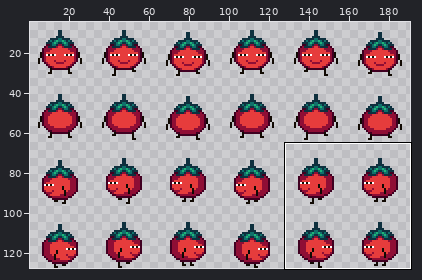
One commit to this sprite sheet: assets/player/tomatodoki_walk.png. The picture above shows the old version from afar; the outline marks the close-up.
Close-up. As it was:
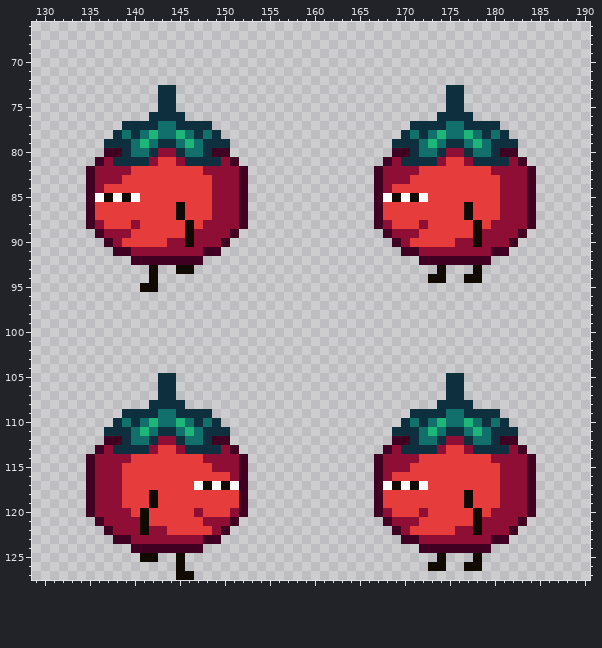
The file is 192x128 pixels. Shown: x 129..190, y 66..127. The wide view leaves out empty margins. The commit also changed other parts of the picture, which this record leaves out.
And afterwards:
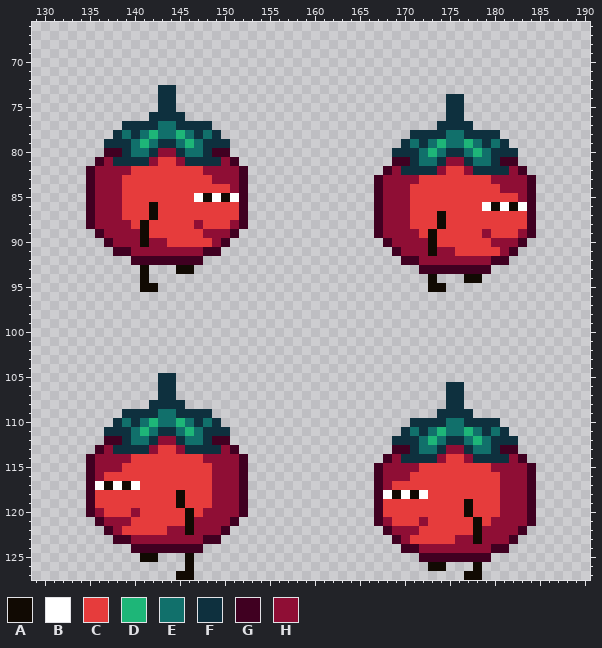
Palette (. is transparent): A #110a03  B #ffffff  C #e63c3c  D #1eb678  E #11706b  F #0e303e  G #400021  H #8f0e35
Difference:
Changed rows in their new state; - is an unchanged pixel.
first column x 136:
 73 ---------------------------------------..--------
 76 --------------------------------------.--.-------
 77 -----------------------------------...-FF-...----
 78 ----------------------------------.F-FF--FF-F.---
 79 ---------------------------------.-EFEDEEDEFE-.--
 80 ---------------------------------FF--DEFFED--FF--
 81 --------------------------------.GG-EEFHHFEE-GG.-
 82 -------------------------------.G-FFFFH--HFFFF-G.
 83 -----------------------------------H--------H----
 84 -HH----------CC------------------HH--------------
 85 HHHCC------BABAB----------------HHHCC--------CC--
 86 HHH---A--C---CCC----------------HHH------C-BABAB-
 87 HHH---A--C---CCC----------------HHH---A--C---CCC-
 88 -HHHCA----CHCCC------------------HH-C-A---C-CCCC-
 89 ----HA----CC-------------------GH----A----C-CCCHG
 90 ---HHAHHCCCCC-------------------GH-HHA--CCCC--HG-
 91 ---------------------------------GHH-A--CCCCCHG--
 92 ----------------------------------GGHHHHHHHHGG---
 93 -----A.-----------------------------GGGGGGGG-----
 94 -----A.-------------------------------.----------
 95 -------------------------------------AA----------
first column x 136:
105 ---------------------------------------..--------
108 --------------------------------------.--.-------
109 -----------------------------------...-FF-...----
110 ----------------------------------.F-FF--FF-F.---
111 ---------------------------------.-EFEDEEDEFE-.--
112 ---------------------------------FF--DEFFED--FF--
113 --------------------------------.GG-EEFHHFEE-GG.-
114 -------------------------------.G-FFFFH--HFFFF-G.
115 -----------------------------------H--------H----
116 -CC----------HH------------------HH--------------
117 BABAB------CCHHH----------------HCCCC------------
118 CCC---C--A---HHH----------------BABAB----C-------
119 CCC---C--A---HHH---------------------------------
120 -CCCHC----ACHHH-----------------C---C----AC-C----
121 ----CC----AH-------------------GHCCCH------C---HG
122 ---CCCCCHHAHH-------------------GH-H----CC----HG-
123 ---------------------------------GHCCCCC--A-HHG--
124 ----------------------------------GGHHHHHHHHGG---
125 ---------.A-------------------------GGGGGGGG-----
126 ---------.A------------------------------.-------
127 -----------------------------------------AA------
